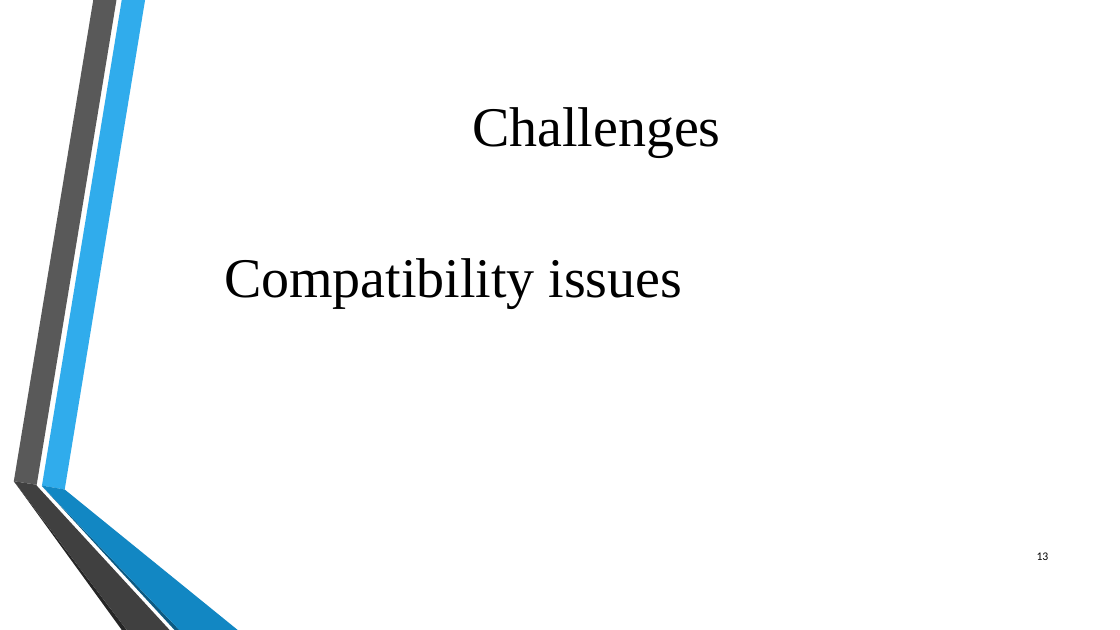
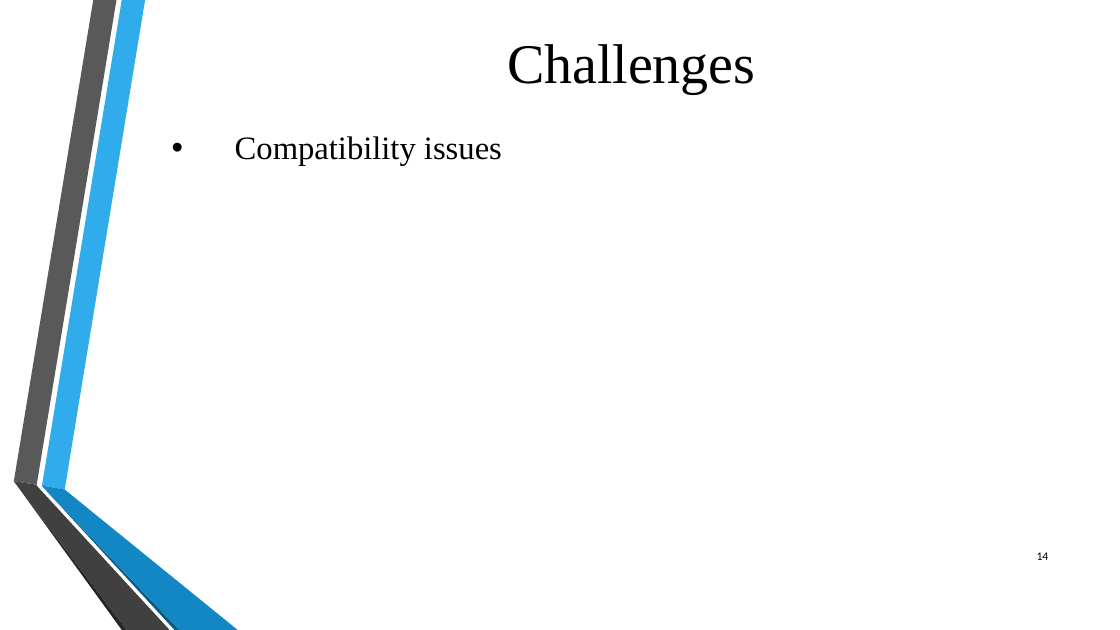
Before and after one commit to Priyaa84/DSE6300_Project, a slide deck: slide 14 of DSE 6300- Project Presentation.pptx (slide 13 before the commit). Drawn at 1120x630 pixels with LibreOffice and Linux fonts; fonts in the diff are those of the drawing; background and template pictures are left out. Boxes give left, top, right and bottom in pixels: in the first picture for what was removed or moved away, otherwise in the second. Text is boxed around its words. In the diff, an @@ line names an element or a change of style, - is before the commit and + after.

Commit message:
Formatting changes and updates

```diff
--- a/DSE 6300- Project Presentation.pptx
+++ b/DSE 6300- Project Presentation.pptx
@@ title "Challenges": place and size @@
-title "Challenges" at bbox=[472, 107, 720, 157]
+title "Challenges" at bbox=[507, 44, 755, 94]
@@ text "Compatibility issues": place and size @@
-text "Compatibility issues" at bbox=[224, 258, 683, 308]
+text "Compatibility issues" at bbox=[235, 136, 502, 166]
@@ text "Compatibility issues" at bbox=[235, 136, 502, 166]: size 48 to 28 pt; bullet none to • @@
@@ page number at bbox=[1037, 552, 1049, 560]: text changed @@
-13
+14
```
Also in this commit, not shown: 13 other slides changed, 2 slides added, 1 slide removed.
